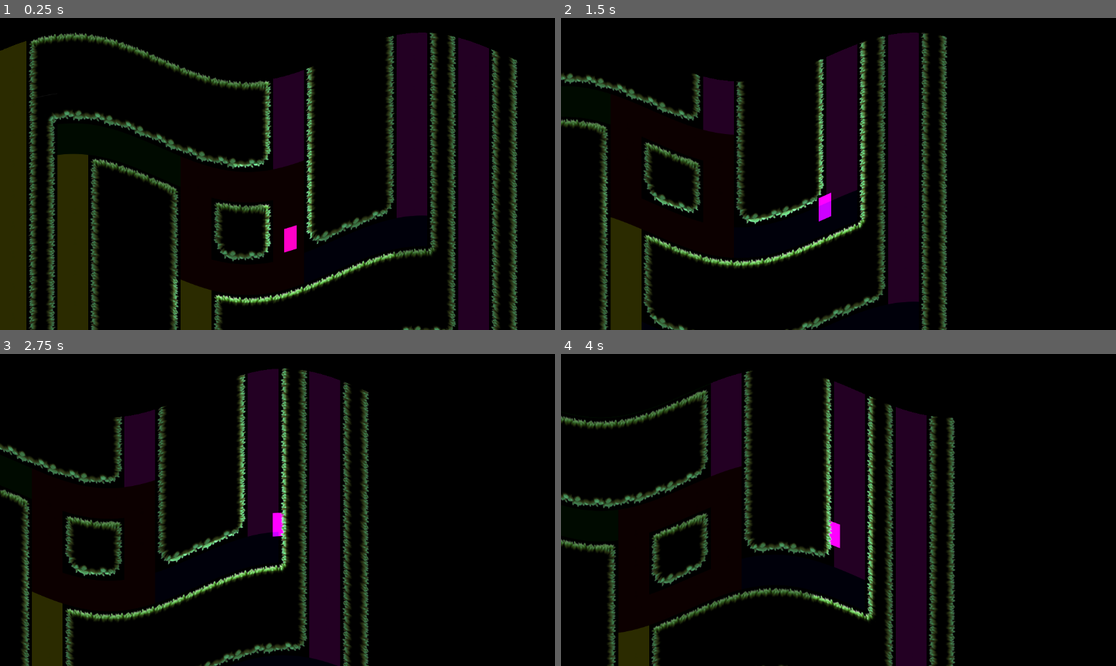
Above: before the commit, frames 1-4 (two rows, left to right).
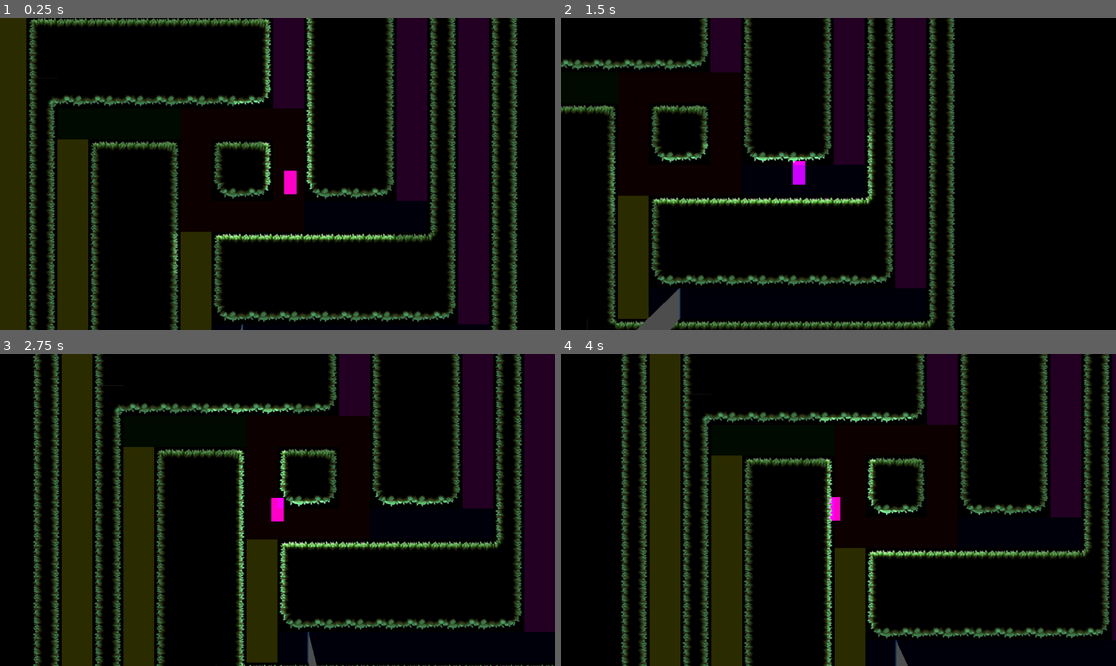
Above: after the commit, the same moments.

Repository: kit-solent/refrigerate
Game: Godot game, scene res://core/ingame.tscn
Same seed, same stepped clock (60 frames per second), same inputs: the game is played once before the commit and once after it.
Inputs:
- Up to frame 1 (0.25 s): no input
- Up to frame 2 (1.5 s): hold Right (player right) 0.53-1.28 s; tap Up (player jump) at 0.6, 0.77, 1.07, 1.35 s; hold Left (player left) from 1.28 s (still down)
- Up to frame 3 (2.75 s): tap Up (player jump) at 1.52, 1.82, 2.1 s; release Left (player left) at 2.03 s; hold Right (player right) from 2.03 s (still down)
- Up to frame 4 (4 s): tap Up (player jump) at 2.85, 3.02, 3.32, 3.6, 3.77 s; release Right (player right) at 3.53 s; hold Left (player left) from 3.53 s (still down)

The runs differ from the first frame. In frame 1, 19% of the frame differs, in the area x 0-94%, y 0-100%; in frame 2, 24%; in frame 3, 46%, in the area x 0-100%, y 0-100%; in frame 4, 41%.

Commit message:
SaveBot commit at 2024-11-18 12:21:11

Diff:
--- a/core/ingame.tscn
+++ b/core/ingame.tscn
@@ -1,9 +1,8 @@
-[gd_scene load_steps=10 format=3 uid="uid://c1dv2h730m0gk"]
+[gd_scene load_steps=9 format=3 uid="uid://c1dv2h730m0gk"]
 
 [ext_resource type="Theme" uid="uid://eqk6sg10ucwa" path="res://core/resources/theme.tres" id="1_sdiib"]
 [ext_resource type="Script" path="res://core/ingame.gd" id="1_ul41f"]
 [ext_resource type="PackedScene" uid="uid://d0un0qo6u4dpf" path="res://core/player/player.tscn" id="2_nqatk"]
-[ext_resource type="Shader" path="res://core/resources/shaders/wobble.gdshader" id="3_ryc4x"]
 [ext_resource type="PackedScene" uid="uid://usl2ja3hvpxp" path="res://core/resources/inventory_slot.tscn" id="3_yiyqq"]
 [ext_resource type="PackedScene" uid="uid://s8hhu4jxydb" path="res://levels/level1.tscn" id="5_shstq"]
 
@@ -23,7 +22,6 @@
 grow_vertical = 2
 theme = ExtResource("1_sdiib")
 script = ExtResource("1_ul41f")
-main_shader = ExtResource("3_ryc4x")
 
 [node name="view" type="SubViewport" parent="."]
 transparent_bg = true
--- a/core/player/player.gd
+++ b/core/player/player.gd
@@ -16,6 +16,8 @@
 		linear_velocity += Core.gravity[mode]*gravity_strength*_state.step
 		var dir = Input.get_axis("player left","player right")
 		if dir:
+			linear_velocity = lerp(linear_velocity, Core.gravity[mode].rotated(-TAU/4) * dir * move_velocity, acceleration*_state.step)
+
 			if mode == Core.modes.PlatformerDown:
 				linear_velocity.x = lerp(linear_velocity.x,dir*move_velocity,acceleration*_state.step)
 			elif mode == Core.modes.PlatformerUp:
@@ -29,15 +31,10 @@
 				linear_velocity.x = lerp(linear_velocity.x,0.0,deacceleration*_state.step)
 			elif mode in [Core.modes.PlatformerLeft,Core.modes.PlatformerRight]: # If the gravity direction is left or right.
 				linear_velocity.y = lerp(linear_velocity.y,0.0,deacceleration*_state.step)
+
 		if Input.is_action_just_pressed("player jump"):
-			if mode == Core.modes.PlatformerDown: # Gravity down
-				linear_velocity.y += -jump_velocity
-			elif mode == Core.modes.PlatformerUp: # Gravity up
-				linear_velocity.y += jump_velocity
-			elif mode == Core.modes.PlatformerLeft: # Gravity left
-				linear_velocity.x += jump_velocity
-			elif mode == Core.modes.PlatformerRight: # Gravity right
-				linear_velocity.x += -jump_velocity
+			linear_velocity -= Core.gravity[mode]*jump_velocity
+
 		linear_velocity.y=clamp(linear_velocity.y,-terminal_velocity,terminal_velocity)
 		linear_velocity.x=clamp(linear_velocity.x,-terminal_velocity,terminal_velocity)
 
--- a/portals/portal.gd
+++ b/portals/portal.gd
@@ -14,7 +14,11 @@
 	# the portal is only drawn if on the local screen. This works with multiplayer, only showing the portal to those who can see it.
 	# the portal should also only be drawn if it's target is within a certain distance of the portal.
 	if pair:
-		$sub_viewport/camera_2d.global_position = global_position + (target.global_position - pair.global_position)
+		# move the pairs camera to the right position. Global coordinates must be used because the
+		# camera is inside a viewport and so doesn't have coordinates local to the pair (I think).
+		pair.get_node("sub_viewport/camera_2d").global_position = pair.global_position# + (target.global_position - global_position)
+
+		# update the view
 		if $on_screen_notifier.is_on_screen():
 			set_view(target)
 		if Core.debug_frame:
@@ -23,6 +27,9 @@
 var on = true
 @warning_ignore("shadowed_variable")
 func set_view(target:Node):
+	# TODO: There is actually flicker than you can quite easily see
+	# for complex shapes and certain target positions.
+
 	if not on:return
 	# clear the existing polygons
 	clear_view()
@@ -49,11 +56,6 @@
 	"""
 	Returns the viewport rect in local space and expands it a little for error margin.
 	"""
-	# TODO TODO TODO TODO TODO TODO TODO: There is actually flicker than you can quite easily see
-	# for complex shapes.
-	# without the margin certain polygons flicker for certain target positions.
-	# the margin removes this but it could be worth fixing for a zero margin.
-
 	# this is the viewport rect in global coordinates.
 	var global_rect = (get_viewport_rect() * get_viewport_transform()).grow(margin)
 
